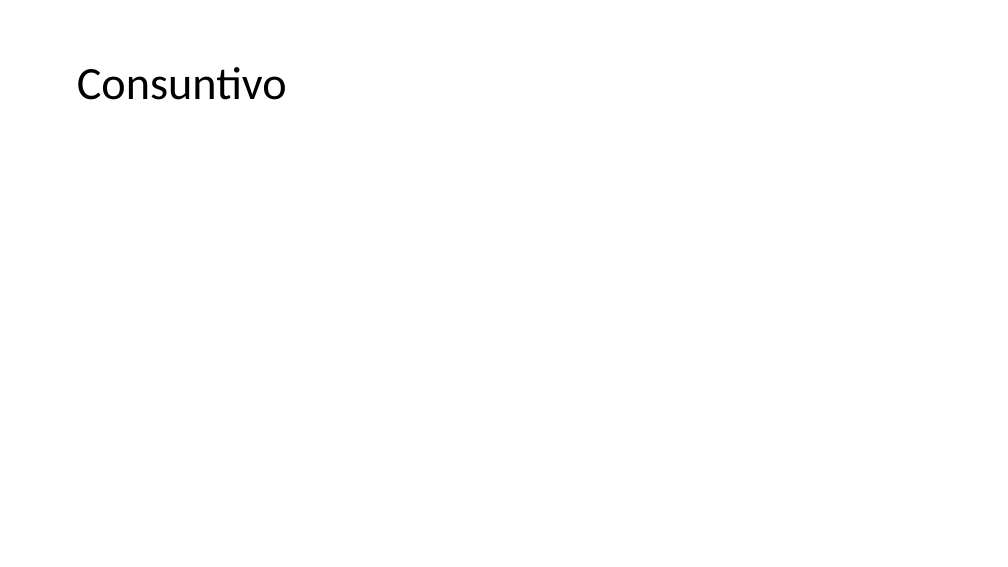
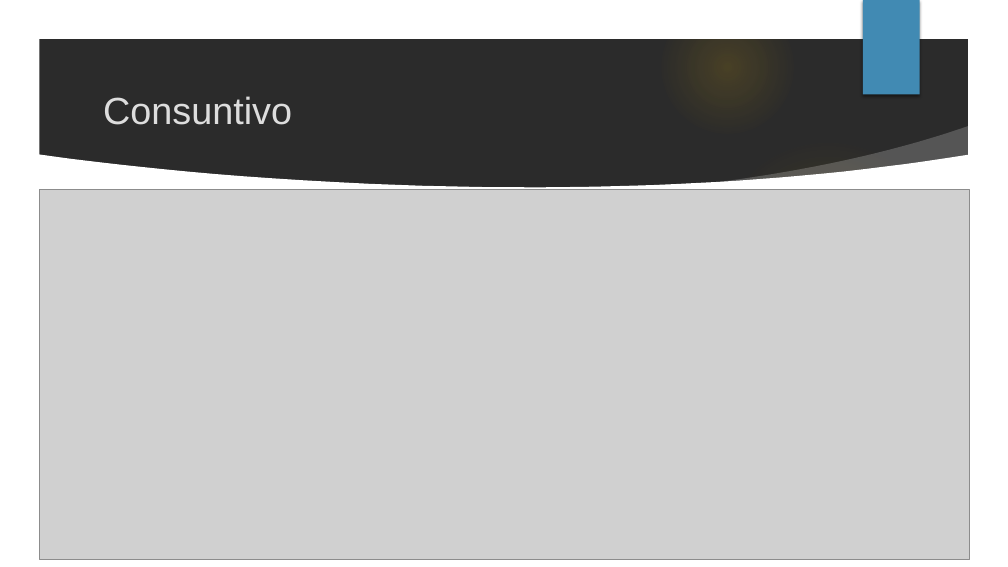
Before and after one commit to mattiaruberto/Progetto2, a slide deck: slide 5 of Presentazione/PROGETTO 2.pptx (slide 4 before the commit). Drawn at 1008x567 pixels with LibreOffice and Linux fonts; fonts in the diff are those of the drawing; grey boxes stand for pictures; background and template pictures are left out; a plain dark background stands for a picture behind light text. Boxes give left, top, right and bottom in pixels: in the first picture for what was removed or moved away, otherwise in the second. Text is boxed around its words. In the diff, an @@ line names an element or a change of style, - is before the commit and + after.

```diff
--- a/Presentazione/PROGETTO 2.pptx
+++ b/Presentazione/PROGETTO 2.pptx
@@ background #FFFFFF to picture (left out) @@
@@ group added at [0,0,1008,567]: 5 ellipses, 3 freeform shapes @@
@@ rectangle added at [863,0,920,95], fill #418AB3 @@
@@ title "Consuntivo": place and size @@
-title "Consuntivo" at [77,67,287,100]
+title "Consuntivo" at [103,96,292,125]
@@ title "Consuntivo" at [103,96,292,125]: size 44 to 36 pt, font Calibri to Arial, text colour #000000 to #DDDDDD; line spacing 0.9 to 1 @@
@@ picture added at [40,190,969,560] @@
```
Also in this commit, not shown: 4 other slides changed, 11 slides added, 2 slides removed.
